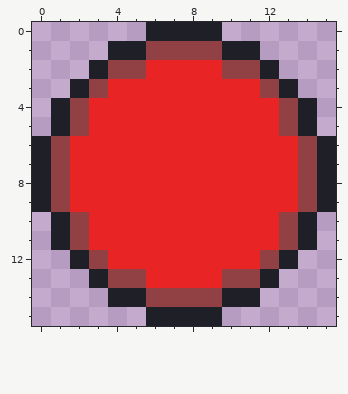
Two states of a pixel-art file, sprites/red_chip.aseprite. The picture above was drawn from the file before the commit.
16x16 pixels, 1 frame.
Once edited:
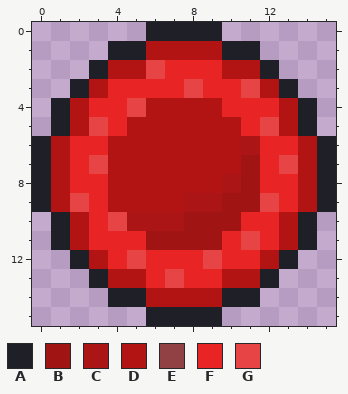
Palette (. is transparent): A #1f1f28  B #a01414  C #ac1515  D #b21313  E #914043  F #e82424  G #e74545
Changes in this commit:
layer "Layer 2" added
Layer "Layer 2":
y 1: x 6..9 EEEE -> DDDD
y 2: x 4..6 EEF -> DDG; x 10..11 EE -> DD
y 3: x 3 E -> D; x 8 F -> G; x 11..12 FE -> GD
y 4: x 2 E -> D; x 5..9 FFFFF -> GDDDD; x 13 E -> D
y 5: x 2..3 EF -> DG; x 5..10 FFFFFF -> DDDDDD; x 12..13 FE -> GD
y 6: x 1 E -> D; x 4..11 FFFFFFFF -> DDDDDDDC; x 14 E -> D
y 7: x 1 E -> D; x 3..11 FFFFFFFFF -> GDDDDDDDB; x 13..14 FE -> GD
y 8: x 1 E -> D; x 4..11 FFFFFFFF -> DDDDDDCB; x 14 E -> D
y 9: x 1..2 EF -> DG; x 4..12 FFFFFFFFF -> DDDDCCBBG; x 14 E -> D
y 10: x 2 E -> D; x 4..10 FFFFFFF -> GCCCBBB; x 13 E -> D
y 11: x 2 E -> D; x 6..9 FFFF -> BBBB; x 11 F -> G; x 13 E -> D
y 12: x 3 E -> D; x 5 F -> G; x 9 F -> G; x 12 E -> D
y 13: x 4..5 EE -> DD; x 7 F -> G; x 10..11 EE -> DD
y 14: x 6..9 EEEE -> DDDD
